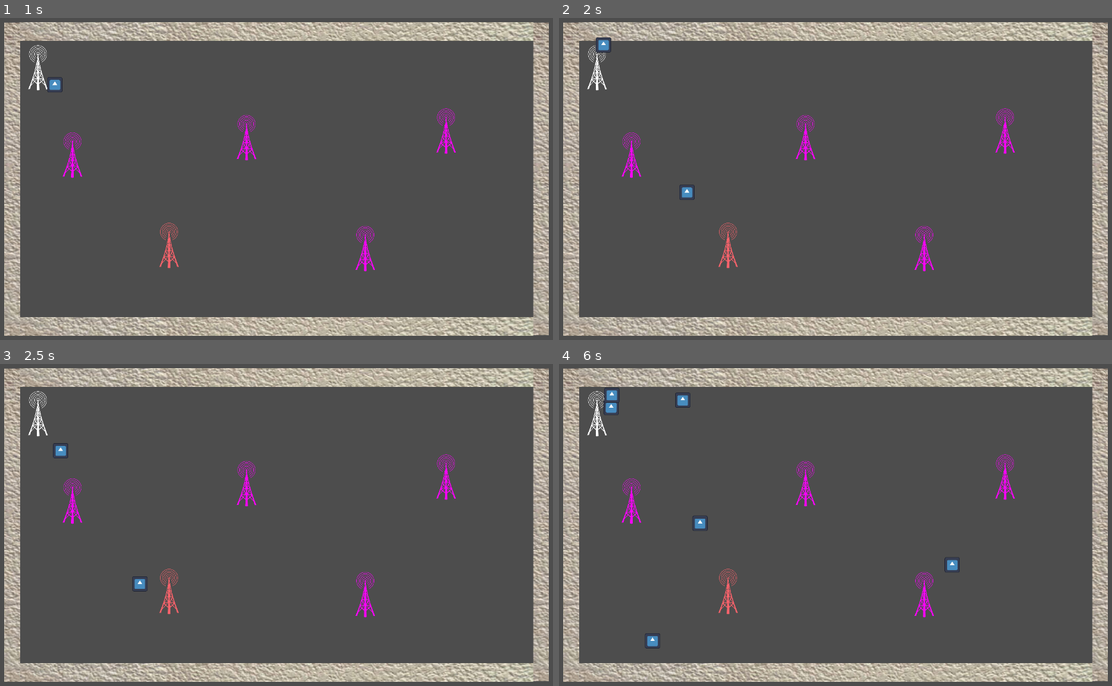
Above: before the commit, frames 1-4 (two rows, left to right).
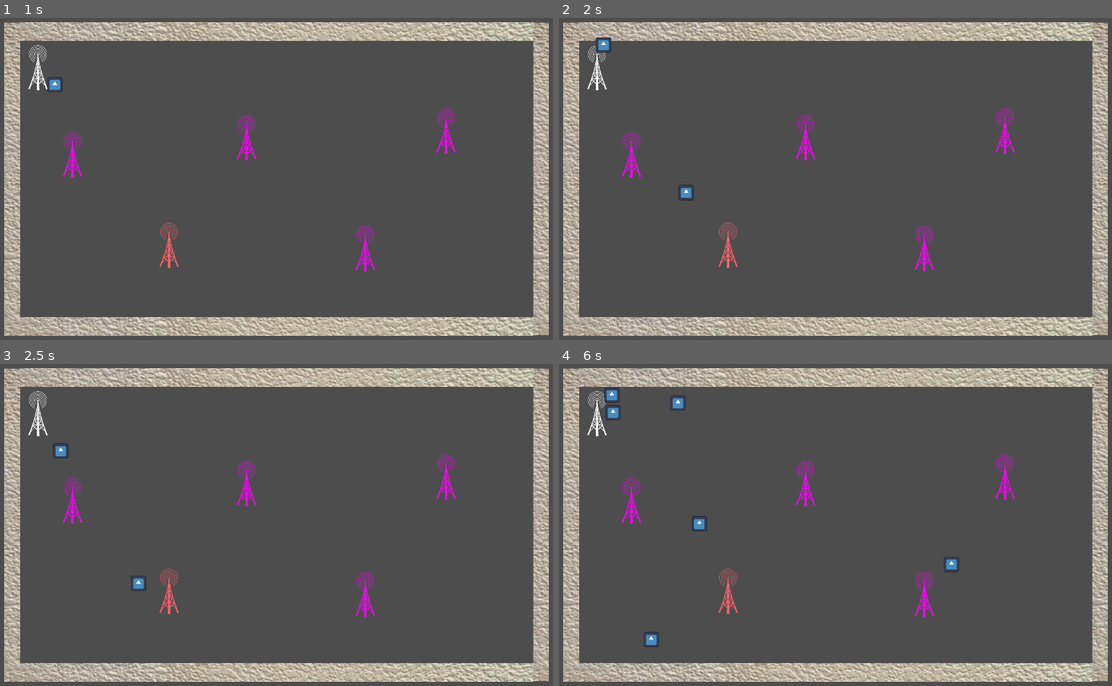
Above: after the commit, the same moments.

Repository: ryupold/ld59
Game: Godot game, scene res://scenes/test_sender.tscn
Same seed, same stepped clock (60 frames per second), same inputs: the game is played once before the commit and once after it. The engine's default icon, where the game draws it, is replaced by a stand-in: a white triangle on a blue panel in a dark square.
Inputs:
- Up to frame 1 (1 s): tap Enter at 0.5 s
- Up to frame 2 (2 s): no input
- Up to frame 3 (2.5 s): no input
- Up to frame 4 (6 s): no input

Frame 1 is identical in both runs. In frame 2, less than 0.1% of the frame differs, in the area x 21-25%, y 51-57%; in frame 3, less than 0.1%; in frame 4, 0.4%, in the area x 8-73%, y 8-89%.

Commit message:
Apply Gravity in physicsprocess

Diff:
--- a/ld59-game/entities/towers/anti_gravity/anti_gravity_tower.gd
+++ b/ld59-game/entities/towers/anti_gravity/anti_gravity_tower.gd
@@ -1,6 +1,6 @@
 extends Tower
 
-func _process(delta: float) -> void:
+func _physics_process(delta: float) -> void:
 	for packet in packetsColliding:
 		var offset := global_position.direction_to(packet.global_position)
 		packet.apply_impulse(offset * 10)
--- a/ld59-game/entities/towers/gravity/gravity_tower.gd
+++ b/ld59-game/entities/towers/gravity/gravity_tower.gd
@@ -1,24 +1,7 @@
 extends Tower
 
-func _process(delta: float) -> void:
+func _physics_process(delta: float) -> void:
 	for packet in packetsColliding:
 		var offset := packet.global_position.direction_to(global_position)
 		packet.apply_impulse(offset.normalized() * 10)
 	return
-
-func addCompute(body: Node2D) -> void:
-	if body is Packet:
-		var packet := body as Packet
-		packetsColliding.append(packet)
-
-	return
-
-
-func removeCompute(body: Node2D) -> void:
-	if body is Packet:
-		var packet := body as Packet
-		var pos := packetsColliding.find(packet)
-		if pos == -1:
-			return
-		packetsColliding.remove_at(pos);
-	return
